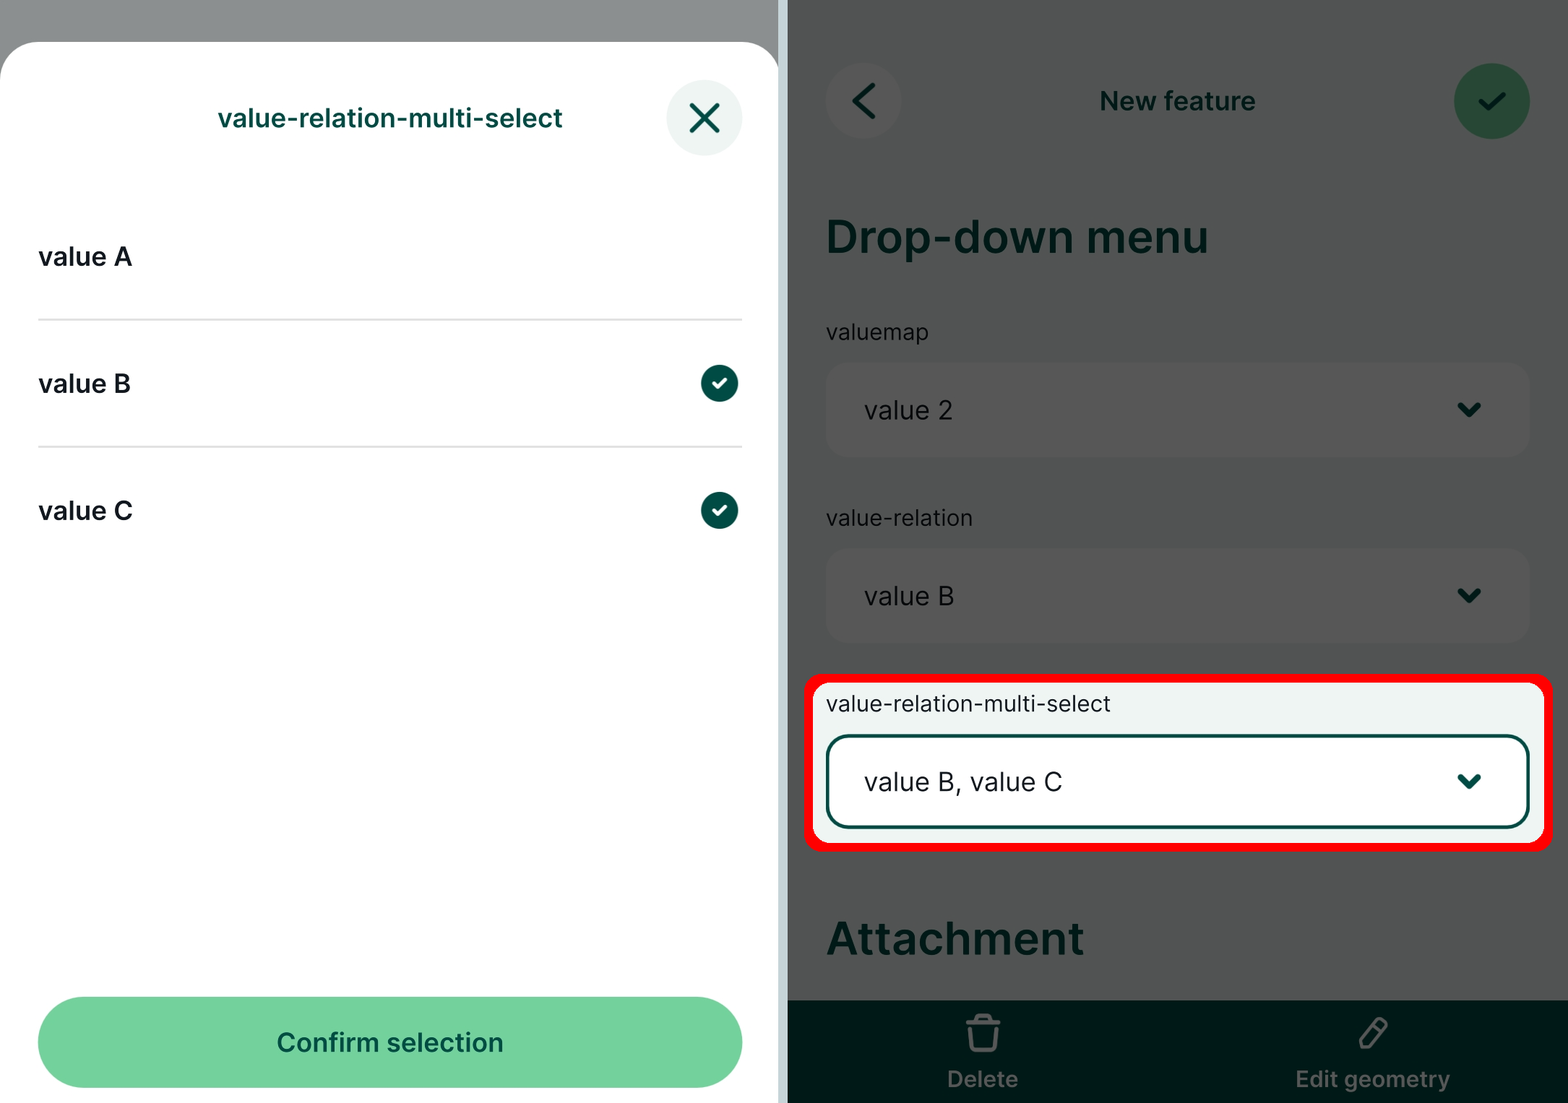
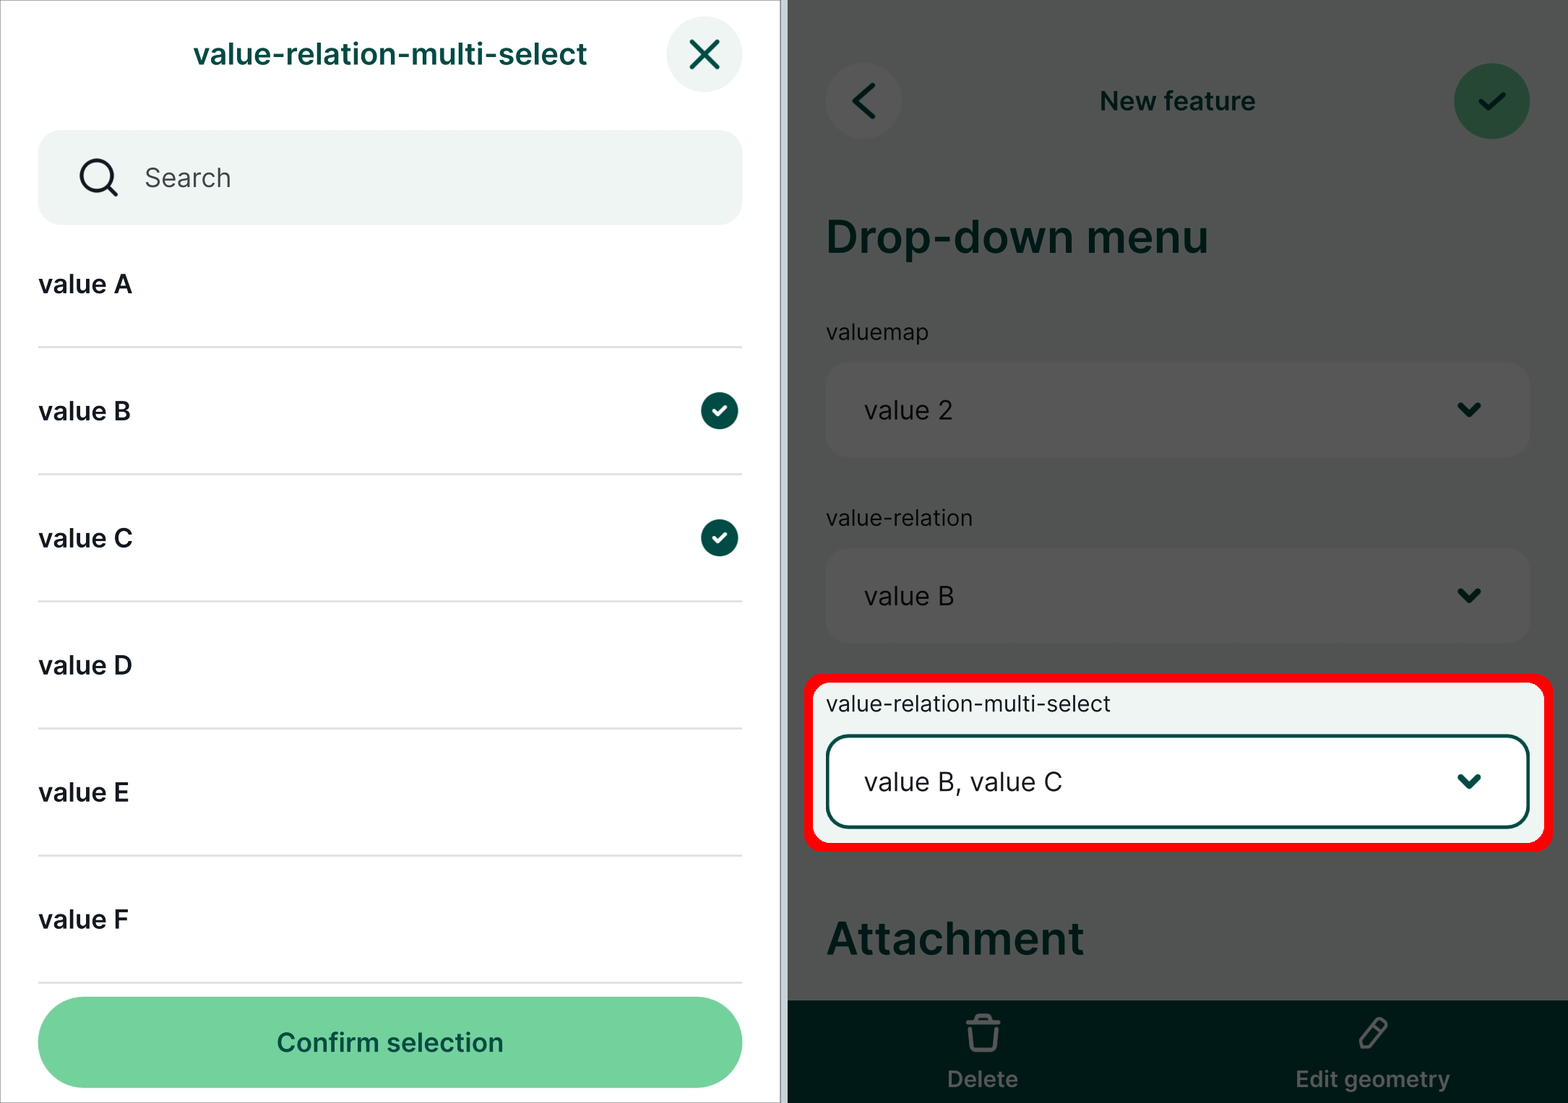
Two versions of the same layered image (1568 x 1103). Layer-by-layer changes:
painted on "Black" over [left=0, top=0, right=782, bottom=1103]
painted on "Screenshot_20240728_112814.jpg" over [left=0, top=0, right=781, bottom=1103]